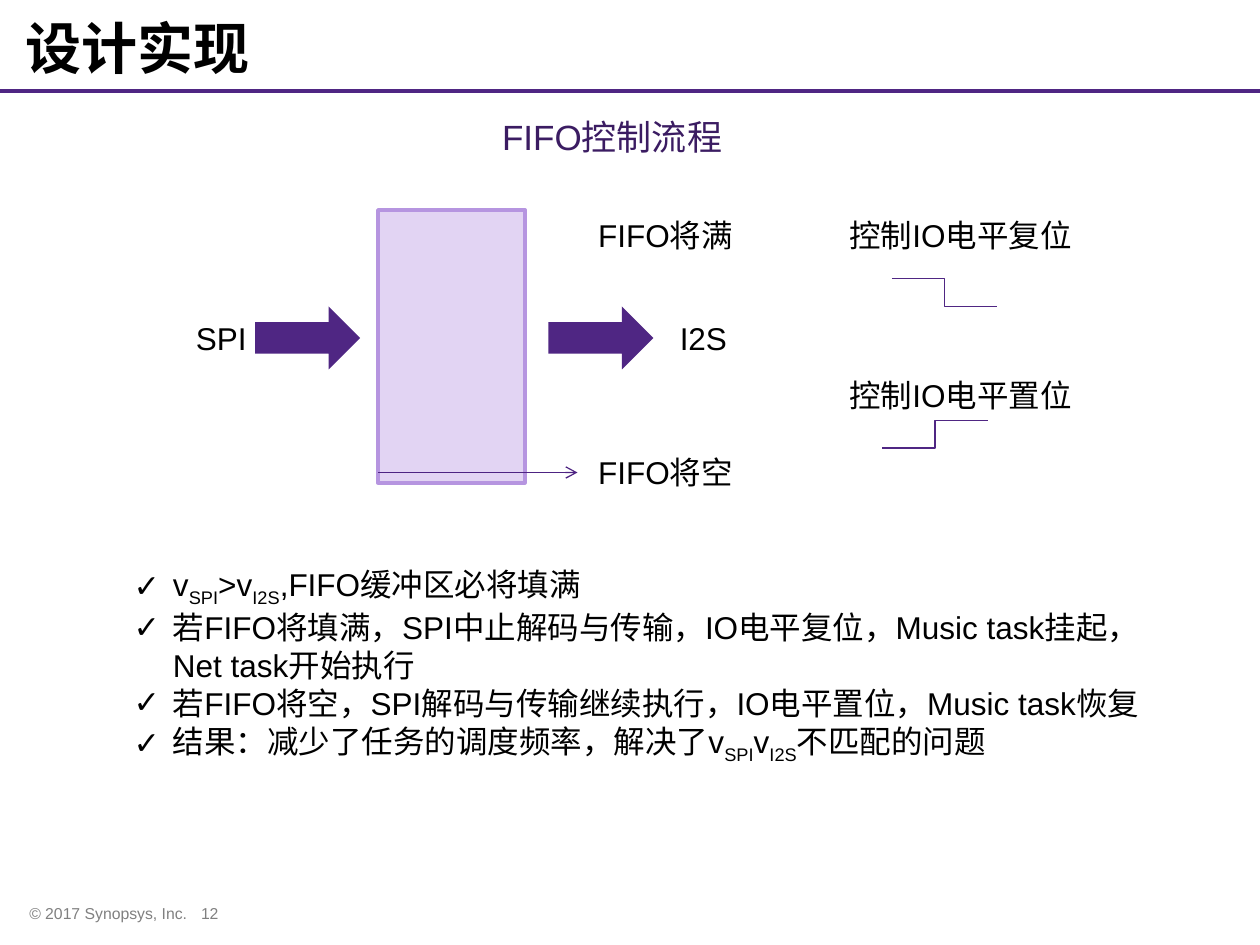
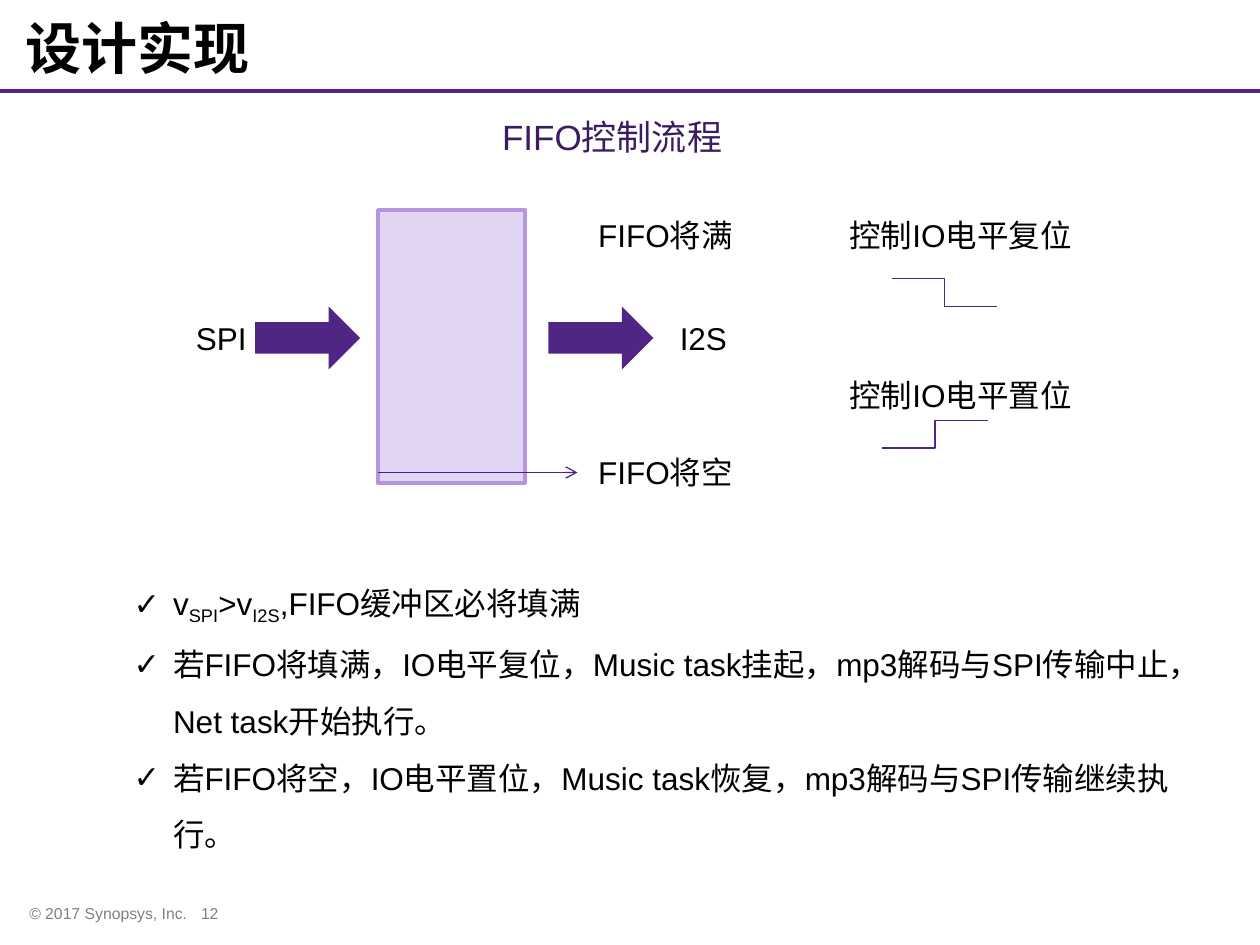
Before and after one commit to whutddk/iRhythm, a slide deck: slide 12 of doc/Synopsys ARC杯电子设计竞赛作品展示模板.pptx. Drawn at 1260x945 pixels with LibreOffice and Linux fonts; fonts in the diff are those of the drawing; background and template pictures are left out. Boxes give left, top, right and bottom in pixels: in the first picture for what was removed or moved away, otherwise in the second. Text is boxed around its words. In the diff, an @@ line names an element or a change of style, - is before the commit and + after.

```diff
--- a/doc/Synopsys ARC杯电子设计竞赛作品展示模板.pptx
+++ b/doc/Synopsys ARC杯电子设计竞赛作品展示模板.pptx
@@ text at [280,590,581,619]: line spacing 1 to 1.5 @@
@@ text at [173,649,1200,849]: text changed @@
-✓ 若FIFO将填满，SPI中止解码与传输，IO电平复位，Music task挂起，Net task开始执行
-✓ 若FIFO将空，SPI解码与传输继续执行，IO电平置位，Music task恢复
-✓ 结果：减少了任务的调度频率，解决了vSPIvI2S不匹配的问题
+✓ 若FIFO将填满，IO电平复位，Music task挂起，mp3解码与SPI传输中止，Net task开始执行。
+✓ 若FIFO将空，IO电平置位，Music task恢复，mp3解码与SPI传输继续执行。
```
Also in this commit, not shown: 12 other slides changed, 1 other file.
